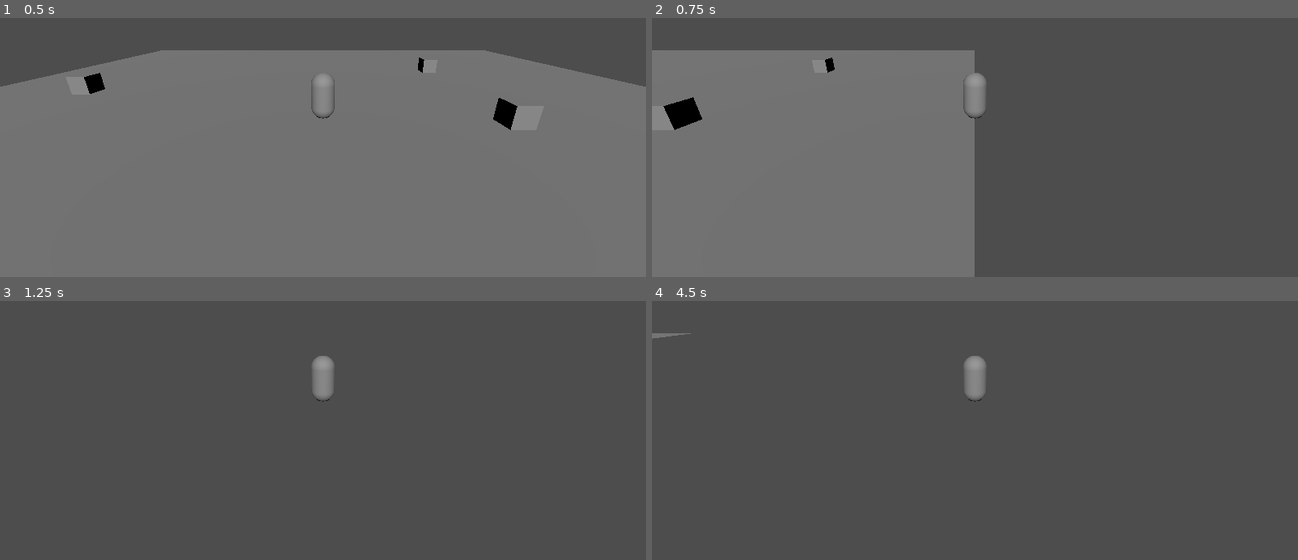
Above: before the commit, frames 1-4 (two rows, left to right).
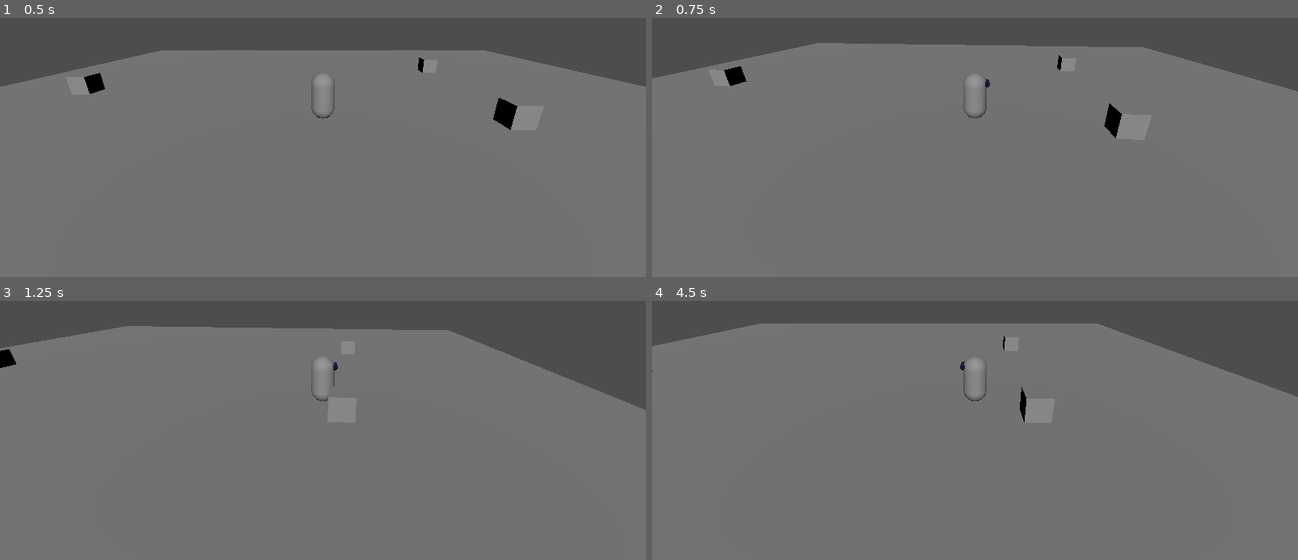
Above: after the commit, the same moments.

Repository: NathanFord68/tic
Game: Godot game, scene res://maps/prototype.tscn
Same seed, same stepped clock (60 frames per second), same inputs: the game is played once before the commit and once after it. The project has no main scene, so this scene is started directly.
Inputs (mouse positions are in pixels of both pictures, inside the frame that each line leads up to):
- Up to frame 1 (0.5 s): no input
- Up to frame 2 (0.75 s): tap Enter at 0.5 s; move the mouse to (1117, 77) at 0.52 s; hold D (right) from 0.53 s (still down)
- Up to frame 3 (1.25 s): keep holding D (right)
- Up to frame 4 (4.5 s): move the mouse to (845, 396) at 1.27 s; release D (right) at 1.28 s; hold S (backward) 1.28-2.03 s; move the mouse to (outside the picture) at 2.02 s; hold D (right) 2.03-2.78 s; move the mouse to (942, 451) at 2.77 s; hold W (forward) 2.78-3.53 s; move the mouse to (1168, 433) at 3.52 s; hold A (left) from 3.53 s (still down); move the mouse to (781, 324) at 4.27 s

Frame 1 is identical in both runs. In frame 2, 45% of the frame differs, in the area x 0-100%, y 9-100%; in frame 3, 83%; in frame 4, 86%, in the area x 0-100%, y 8-100%.

Commit message:
Camera Controls - Added camera controls for controller and mouse - Updated movement input so it's world direction independent - Added a rotation to rotate the player to the direction only if they   are moving

Diff:
--- a/character/player/player.tscn
+++ b/character/player/player.tscn
@@ -1,10 +1,29 @@
-[gd_scene load_steps=4 format=3 uid="uid://vvrqtoeh2ru2"]
+[gd_scene load_steps=7 format=3 uid="uid://vvrqtoeh2ru2"]
 
 [ext_resource type="Script" path="res://scripts/player.gd" id="1_qyf1l"]
 
 [sub_resource type="CapsuleMesh" id="CapsuleMesh_igwmy"]
 
 [sub_resource type="CapsuleShape3D" id="CapsuleShape3D_3hwps"]
+
+[sub_resource type="StandardMaterial3D" id="StandardMaterial3D_gxjml"]
+albedo_color = Color(0, 0, 0.227451, 1)
+
+[sub_resource type="SphereMesh" id="SphereMesh_jqk1e"]
+material = SubResource("StandardMaterial3D_gxjml")
+
+[sub_resource type="GDScript" id="GDScript_l7xkk"]
+resource_name = "gyro"
+script/source = "extends Node3D
+
+class_name Gyro
+
+@onready var player: CharacterBody3D = $\"..\"
+
+# Called every frame. 'delta' is the elapsed time since the previous frame.
+func _process(delta: float) -> void:
+	self.position = player.position
+"
 
 [node name="Player" type="CharacterBody3D"]
 script = ExtResource("1_qyf1l")
@@ -14,11 +33,23 @@
 [node name="MeshInstance3D" type="MeshInstance3D" parent="Node3D"]
 mesh = SubResource("CapsuleMesh_igwmy")
 
-[node name="SpringArm3D" type="SpringArm3D" parent="."]
+[node name="CollisionShape3D" type="CollisionShape3D" parent="."]
+shape = SubResource("CapsuleShape3D_3hwps")
+
+[node name="Eye" type="MeshInstance3D" parent="CollisionShape3D"]
+transform = Transform3D(0.25, 0, 0, 0, 0.25, 0, 0, 0, 0.25, 0.176232, 0.571198, -0.482504)
+mesh = SubResource("SphereMesh_jqk1e")
+
+[node name="Eye2" type="MeshInstance3D" parent="CollisionShape3D"]
+transform = Transform3D(0.25, 0, 0, 0, 0.25, 0, 0, 0, 0.25, -0.143214, 0.571198, -0.482504)
+mesh = SubResource("SphereMesh_jqk1e")
+
+[node name="Gyro" type="Node3D" parent="."]
+top_level = true
+script = SubResource("GDScript_l7xkk")
+
+[node name="SpringArm3D" type="SpringArm3D" parent="Gyro"]
 transform = Transform3D(1, 0, 0, 0, 0.94472, 0.327878, 0, -0.327878, 0.94472, 0, 0, 0)
 spring_length = 10.0
 
-[node name="Camera3D" type="Camera3D" parent="SpringArm3D"]
-
-[node name="CollisionShape3D" type="CollisionShape3D" parent="."]
-shape = SubResource("CapsuleShape3D_3hwps")
+[node name="Camera3D" type="Camera3D" parent="Gyro/SpringArm3D"]
--- a/project.godot
+++ b/project.godot
@@ -44,3 +44,23 @@
 , Object(InputEventJoypadMotion,"resource_local_to_scene":false,"resource_name":"","device":-1,"axis":0,"axis_value":-1.0,"script":null)
 ]
 }
+camera_yaw_left={
+"deadzone": 0.5,
+"events": [Object(InputEventJoypadMotion,"resource_local_to_scene":false,"resource_name":"","device":-1,"axis":2,"axis_value":-1.0,"script":null)
+]
+}
+camera_yaw_right={
+"deadzone": 0.5,
+"events": [Object(InputEventJoypadMotion,"resource_local_to_scene":false,"resource_name":"","device":-1,"axis":2,"axis_value":1.0,"script":null)
+]
+}
+camera_pitch_up={
+"deadzone": 0.5,
+"events": [Object(InputEventJoypadMotion,"resource_local_to_scene":false,"resource_name":"","device":-1,"axis":3,"axis_value":-1.0,"script":null)
+]
+}
+camera_pitch_down={
+"deadzone": 0.5,
+"events": [Object(InputEventJoypadMotion,"resource_local_to_scene":false,"resource_name":"","device":-1,"axis":3,"axis_value":1.0,"script":null)
+]
+}
--- a/scripts/player.gd
+++ b/scripts/player.gd
@@ -2,21 +2,50 @@
 
 class_name Player
 
-@export var speed: float = 100.0
+@export var speed: float = 10.0
+@export var yaw_rot_speed: float = 5
+@export var pitch_rot_speed: float = 2
 
+@onready var spring_arm: SpringArm3D = $Gyro/SpringArm3D
+@onready var yaw_gyro: Node3D = $Gyro
 
+func _input(event: InputEvent) -> void:
+	if event is InputEventMouseMotion:
+		rotate_camera(event.relative.clamp(Vector2(-1, -1), Vector2(1, 1)))
 
-func _ready():
+func _ready() -> void:
 	# Add ourselves as an excluded object so we don't interfere with the spring arm
-	($SpringArm3D as SpringArm3D).add_excluded_object(self)
+	spring_arm.add_excluded_object(self)
+	#Input.mouse_mode = Input.MOUSE_MODE_CAPTURED
 
 func _physics_process(delta: float) -> void:
 
-	# Get the vector from player movement input
-	var movement := Input.get_vector("left", "right", "backward", "forward") * speed
+	# Capture Input
+	var movement := Input.get_vector("left", "right", "forward", "backward") * speed
+	var controller_rotation := Input.get_vector("camera_yaw_right", "camera_yaw_left", "camera_pitch_down", "camera_pitch_up")
 
-	# Assign 2D vector to our 3D velocity
-	velocity.x = movement.x
-	velocity.z = - movement.y
+	# If we are using a controller, call the rotate camera for the controller rotation
+	if (not controller_rotation.is_zero_approx()):
+		rotate_camera(controller_rotation)
+
+	var direction = (yaw_gyro.basis * Vector3(movement.x, 0, movement.y)).normalized()
+	if direction:
+		velocity.x = direction.x * speed
+		velocity.z = direction.z * speed
+	else:
+		velocity.x = move_toward(velocity.x, 0, speed)
+		velocity.z = move_toward(velocity.z, 0, speed)
+
+	# If we are moving, do movement things
+	if not movement.is_zero_approx():
+		rotate_y(atan2(velocity.x, velocity.z) - global_rotation.y + PI)
 
 	move_and_slide()
+
+func rotate_camera(rot: Vector2) -> void:
+	# rotate the gyro
+	yaw_gyro.rotate_y( rot.x * yaw_rot_speed * get_physics_process_delta_time() )
+
+	# rotate the springarm
+	if not (spring_arm.rotation.x >= 0 and rot.y >= 0) and not (spring_arm.rotation.x <= deg_to_rad(-90) and rot.y <= 0):
+		spring_arm.rotate_x( rot.y * pitch_rot_speed * get_physics_process_delta_time() )
